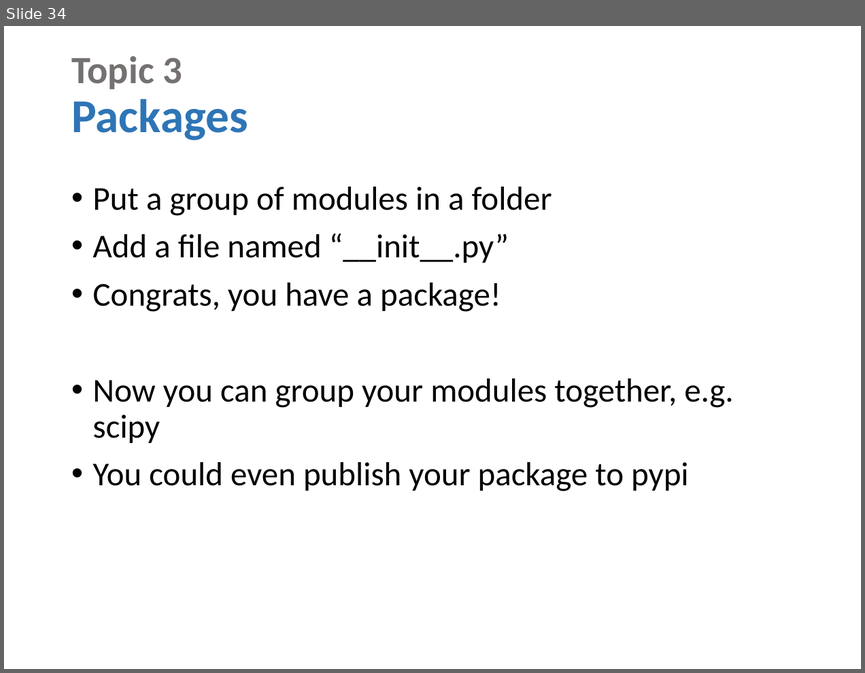
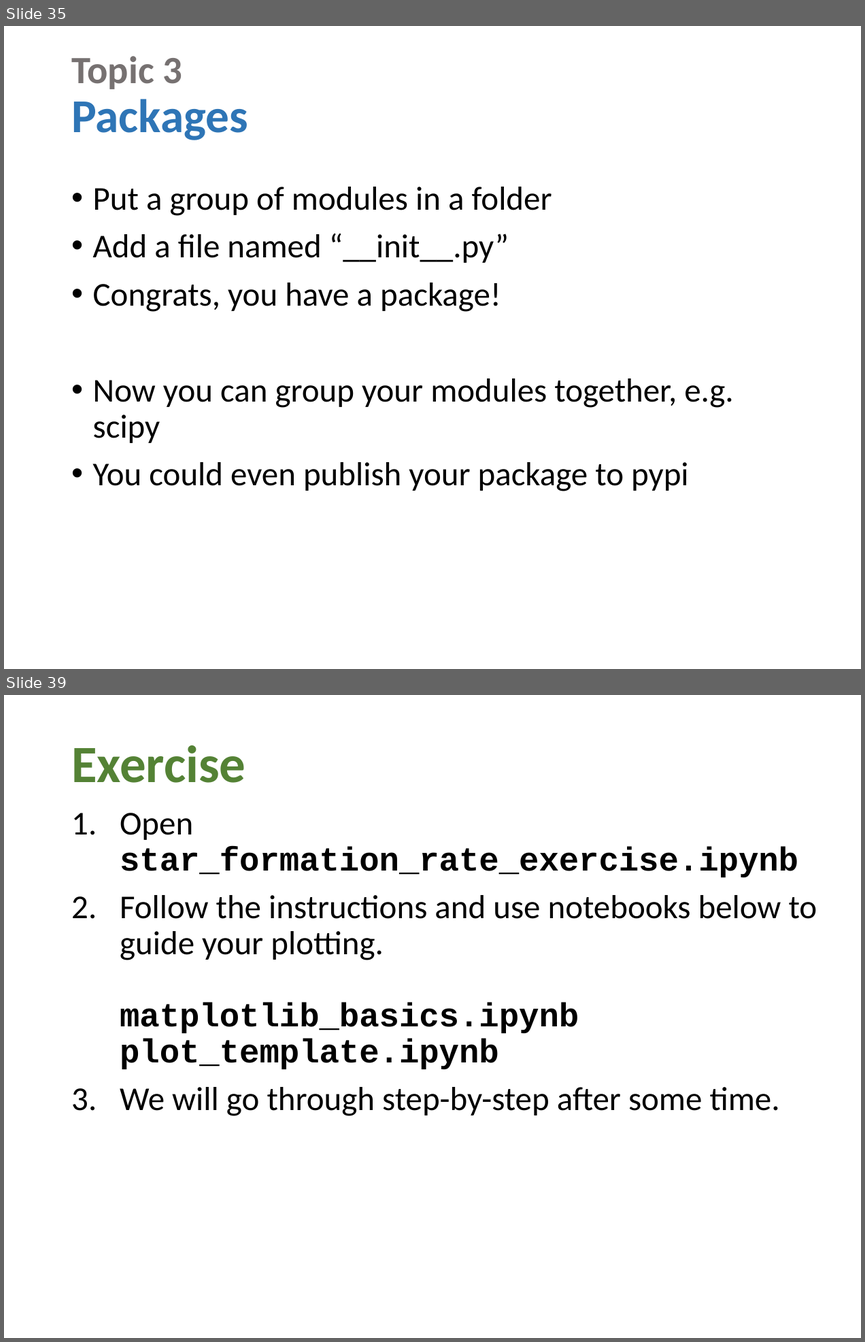
Before and after one commit to rennehan/pagsa-software-plumbing, a slide deck: basic_python.pptx. Shown one above the other, each under a label of ours: slide 34 before the commit, slides 35 and 39 after it; the slides between them are not shown. The pictures are 865x673 and 865x1342 pixels, drawn with LibreOffice and Linux fonts; fonts in the diff are those of the drawing. Boxes give left, top, right and bottom in pixels: in the first picture for what was removed or moved away, otherwise in the second. Text is boxed around its words. In the diff, an @@ line names an element or a change of style, - is before the commit and + after.

```diff
--- a/basic_python.pptx
+++ b/basic_python.pptx
@@ slide 39 added at bbox=[4, 695, 861, 1338], background #FFFFFF @@
@@ title added at bbox=[71, 745, 245, 783], 44 pt, text #548235, bold @@
+Exercise
@@ text added at bbox=[120, 813, 817, 1116], 28 pt, text #000000 @@
+1. Open star_formation_rate_exercise.ipynb
+2. Follow the instructions and use notebooks below to guide your plotting.
+   matplotlib_basics.ipynb plot_template.ipynb
+3. We will go through step-by-step after some time.
@@ what was slide 34 is now slide 35 @@
```
Also in this commit, not shown: 3 slides changed, 3 other slides added.
